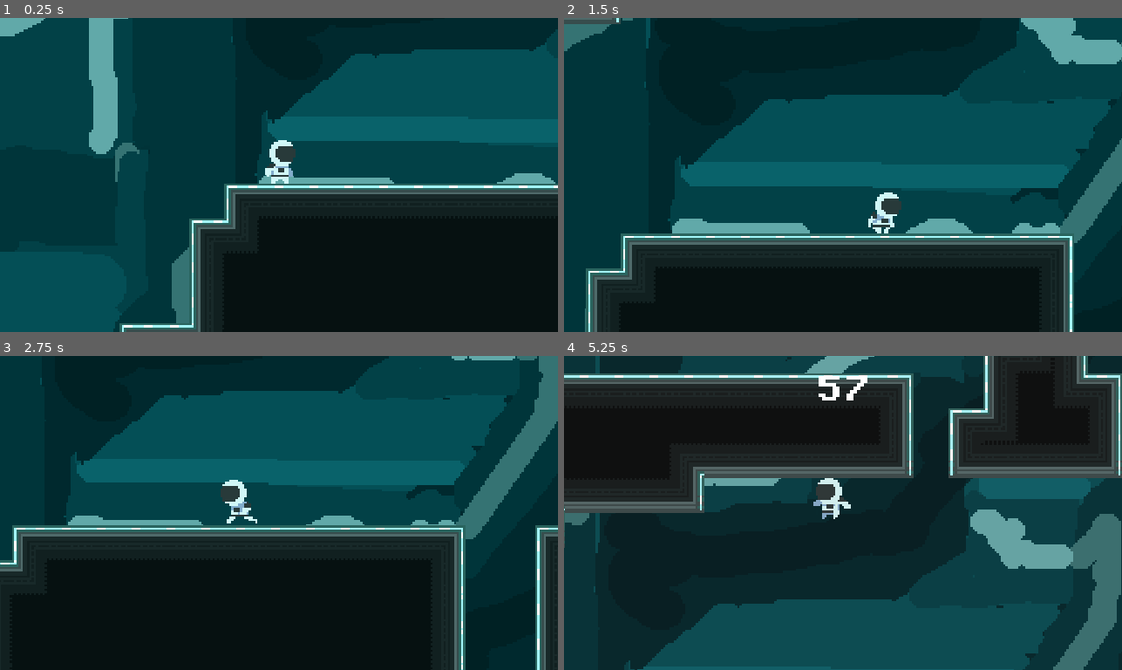
Above: before the commit, frames 1-4 (two rows, left to right).
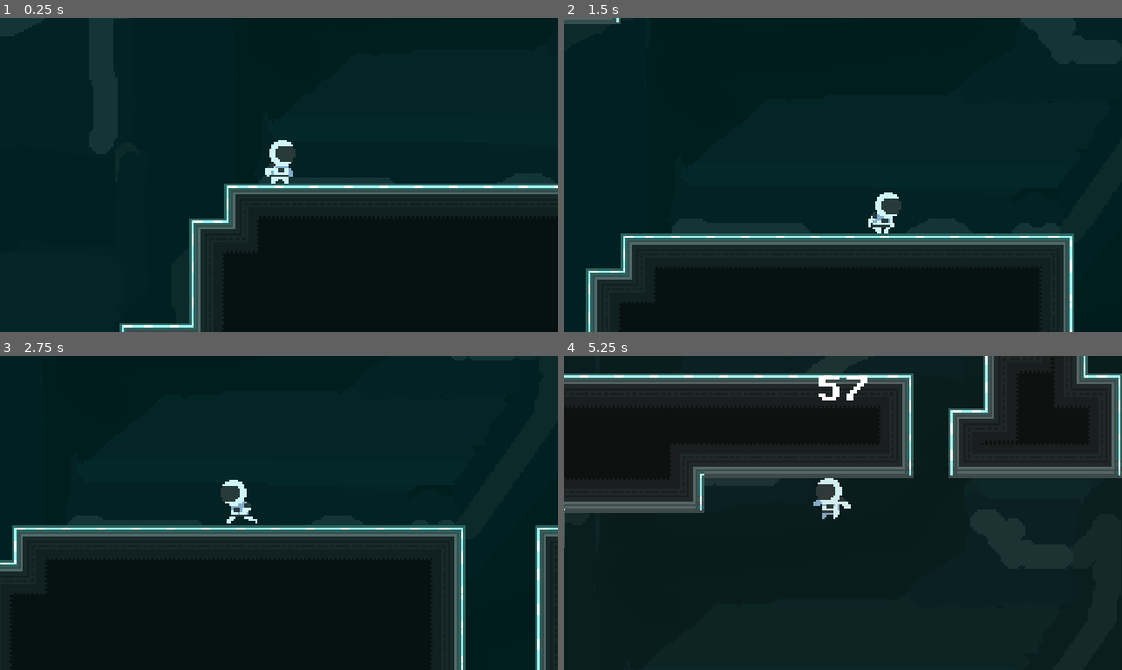
Above: after the commit, the same moments.

Repository: Serial-Cyn/patch-it-up
Game: Godot game, scene res://levels/level_1.tscn
Same seed, same stepped clock (60 frames per second), same inputs: the game is played once before the commit and once after it.
Inputs:
- Up to frame 1 (0.25 s): no input
- Up to frame 2 (1.5 s): hold D (move_right) from 0.53 s (still down); tap W (jump) at 0.77 s
- Up to frame 3 (2.75 s): tap W (jump) at 1.52 s; release D (move_right) at 2.03 s; hold A (move_left) from 2.03 s (still down)
- Up to frame 4 (5.25 s): release A (move_left) at 2.78 s; hold D (move_right) 2.78-4.28 s; tap W (jump) at 3.02, 3.77, 4.52 s; hold A (move_left) 4.28-5.03 s; hold D (move_right) from 5.03 s (still down)

The runs differ from the first frame. In frame 1, 59% of the frame differs, in the area x 0-100%, y 0-100%; in frame 2, 51%; in frame 3, 43%; in frame 4, 38%.

Commit message:
added spike sprite

Diff:
--- a/levels/level_1.tscn
+++ b/levels/level_1.tscn
@@ -214,6 +214,21 @@
 sources/1 = SubResource("TileSetAtlasSource_jirdo")
 sources/0 = SubResource("TileSetAtlasSource_bt44k")
 
+[sub_resource type="Animation" id="Animation_jkxa6"]
+length = 0.001
+tracks/0/type = "value"
+tracks/0/imported = false
+tracks/0/enabled = true
+tracks/0/path = NodePath(".:position")
+tracks/0/interp = 1
+tracks/0/loop_wrap = true
+tracks/0/keys = {
+"times": PackedFloat32Array(0),
+"transitions": PackedFloat32Array(1),
+"update": 0,
+"values": [Vector2(539, -824)]
+}
+
 [sub_resource type="Animation" id="Animation_7nvrk"]
 resource_name = "move"
 length = 8.5
@@ -228,21 +243,6 @@
 "transitions": PackedFloat32Array(1, 1),
 "update": 0,
 "values": [Vector2(539, -824), Vector2(1137, -824)]
-}
-
-[sub_resource type="Animation" id="Animation_jkxa6"]
-length = 0.001
-tracks/0/type = "value"
-tracks/0/imported = false
-tracks/0/enabled = true
-tracks/0/path = NodePath(".:position")
-tracks/0/interp = 1
-tracks/0/loop_wrap = true
-tracks/0/keys = {
-"times": PackedFloat32Array(0),
-"transitions": PackedFloat32Array(1),
-"update": 0,
-"values": [Vector2(539, -824)]
 }
 
 [sub_resource type="AnimationLibrary" id="AnimationLibrary_w75he"]
@@ -254,6 +254,21 @@
 [sub_resource type="RectangleShape2D" id="RectangleShape2D_udfhf"]
 size = Vector2(13.75, 48)
 
+[sub_resource type="Animation" id="Animation_betor"]
+length = 0.001
+tracks/0/type = "value"
+tracks/0/imported = false
+tracks/0/enabled = true
+tracks/0/path = NodePath(".:position")
+tracks/0/interp = 1
+tracks/0/loop_wrap = true
+tracks/0/keys = {
+"times": PackedFloat32Array(0),
+"transitions": PackedFloat32Array(1),
+"update": 0,
+"values": [Vector2(472, -555)]
+}
+
 [sub_resource type="Animation" id="Animation_nmsli"]
 resource_name = "move"
 length = 3.0
@@ -271,27 +286,27 @@
 "values": [Vector2(472, -555), Vector2(569, -555)]
 }
 
-[sub_resource type="Animation" id="Animation_betor"]
-length = 0.001
-tracks/0/type = "value"
-tracks/0/imported = false
-tracks/0/enabled = true
-tracks/0/path = NodePath(".:position")
-tracks/0/interp = 1
-tracks/0/loop_wrap = true
-tracks/0/keys = {
-"times": PackedFloat32Array(0),
-"transitions": PackedFloat32Array(1),
-"update": 0,
-"values": [Vector2(472, -555)]
-}
-
 [sub_resource type="AnimationLibrary" id="AnimationLibrary_vjtdm"]
 _data = {
 &"RESET": SubResource("Animation_betor"),
 &"move": SubResource("Animation_nmsli")
 }
 
+[sub_resource type="Animation" id="Animation_lrvbd"]
+length = 0.001
+tracks/0/type = "value"
+tracks/0/imported = false
+tracks/0/enabled = true
+tracks/0/path = NodePath(".:position")
+tracks/0/interp = 1
+tracks/0/loop_wrap = true
+tracks/0/keys = {
+"times": PackedFloat32Array(0),
+"transitions": PackedFloat32Array(1),
+"update": 0,
+"values": [Vector2(936, -597)]
+}
+
 [sub_resource type="Animation" id="Animation_bgw3c"]
 resource_name = "move"
 length = 5.0
@@ -309,27 +324,27 @@
 "values": [Vector2(936, -597), Vector2(936, -709)]
 }
 
-[sub_resource type="Animation" id="Animation_lrvbd"]
-length = 0.001
-tracks/0/type = "value"
-tracks/0/imported = false
-tracks/0/enabled = true
-tracks/0/path = NodePath(".:position")
-tracks/0/interp = 1
-tracks/0/loop_wrap = true
-tracks/0/keys = {
-"times": PackedFloat32Array(0),
-"transitions": PackedFloat32Array(1),
-"update": 0,
-"values": [Vector2(936, -597)]
-}
-
 [sub_resource type="AnimationLibrary" id="AnimationLibrary_oqlok"]
 _data = {
 &"RESET": SubResource("Animation_lrvbd"),
 &"move": SubResource("Animation_bgw3c")
 }
 
+[sub_resource type="Animation" id="Animation_oqlok"]
+length = 0.001
+tracks/0/type = "value"
+tracks/0/imported = false
+tracks/0/enabled = true
+tracks/0/path = NodePath(".:position")
+tracks/0/interp = 1
+tracks/0/loop_wrap = true
+tracks/0/keys = {
+"times": PackedFloat32Array(0),
+"transitions": PackedFloat32Array(1),
+"update": 0,
+"values": [Vector2(568, -709)]
+}
+
 [sub_resource type="Animation" id="Animation_vjtdm"]
 resource_name = "move"
 length = 3.0
@@ -345,21 +360,6 @@
 "transitions": PackedFloat32Array(1, 1),
 "update": 0,
 "values": [Vector2(568, -709), Vector2(568, -853)]
-}
-
-[sub_resource type="Animation" id="Animation_oqlok"]
-length = 0.001
-tracks/0/type = "value"
-tracks/0/imported = false
-tracks/0/enabled = true
-tracks/0/path = NodePath(".:position")
-tracks/0/interp = 1
-tracks/0/loop_wrap = true
-tracks/0/keys = {
-"times": PackedFloat32Array(0),
-"transitions": PackedFloat32Array(1),
-"update": 0,
-"values": [Vector2(568, -709)]
 }
 
 [sub_resource type="AnimationLibrary" id="AnimationLibrary_7nvrk"]
--- a/scenes/spike.tscn
+++ b/scenes/spike.tscn
@@ -1,7 +1,92 @@
-[gd_scene load_steps=5 format=3 uid="uid://cvgrlr78gigtp"]
+[gd_scene load_steps=17 format=3 uid="uid://cvgrlr78gigtp"]
 
 [ext_resource type="Script" uid="uid://b0hdhxqx48jkh" path="res://scripts/spike.gd" id="1_7a7y0"]
-[ext_resource type="Texture2D" uid="uid://cu3k2jjl7dd62" path="res://assets/sprites/coin.png" id="1_ljd5v"]
+[ext_resource type="Texture2D" uid="uid://bu0gqk6c8xd62" path="res://assets/sprites/patch-tileset_spike.png" id="2_7a7y0"]
+
+[sub_resource type="AtlasTexture" id="AtlasTexture_d2mqm"]
+atlas = ExtResource("2_7a7y0")
+region = Rect2(0, 0, 16, 16)
+
+[sub_resource type="AtlasTexture" id="AtlasTexture_cx2lw"]
+atlas = ExtResource("2_7a7y0")
+region = Rect2(16, 0, 16, 16)
+
+[sub_resource type="AtlasTexture" id="AtlasTexture_60m7a"]
+atlas = ExtResource("2_7a7y0")
+region = Rect2(32, 0, 16, 16)
+
+[sub_resource type="AtlasTexture" id="AtlasTexture_b8th5"]
+atlas = ExtResource("2_7a7y0")
+region = Rect2(48, 0, 16, 16)
+
+[sub_resource type="AtlasTexture" id="AtlasTexture_516m6"]
+atlas = ExtResource("2_7a7y0")
+region = Rect2(64, 0, 16, 16)
+
+[sub_resource type="AtlasTexture" id="AtlasTexture_mixud"]
+atlas = ExtResource("2_7a7y0")
+region = Rect2(80, 0, 16, 16)
+
+[sub_resource type="AtlasTexture" id="AtlasTexture_62055"]
+atlas = ExtResource("2_7a7y0")
+region = Rect2(0, 16, 16, 16)
+
+[sub_resource type="AtlasTexture" id="AtlasTexture_tv0et"]
+atlas = ExtResource("2_7a7y0")
+region = Rect2(16, 16, 16, 16)
+
+[sub_resource type="AtlasTexture" id="AtlasTexture_1y05e"]
+atlas = ExtResource("2_7a7y0")
+region = Rect2(32, 16, 16, 16)
+
+[sub_resource type="AtlasTexture" id="AtlasTexture_i7xty"]
+atlas = ExtResource("2_7a7y0")
+region = Rect2(48, 16, 16, 16)
+
+[sub_resource type="AtlasTexture" id="AtlasTexture_ncrgc"]
+atlas = ExtResource("2_7a7y0")
+region = Rect2(64, 16, 16, 16)
+
+[sub_resource type="SpriteFrames" id="SpriteFrames_8525u"]
+animations = [{
+"frames": [{
+"duration": 1.0,
+"texture": SubResource("AtlasTexture_d2mqm")
+}, {
+"duration": 1.0,
+"texture": SubResource("AtlasTexture_cx2lw")
+}, {
+"duration": 1.0,
+"texture": SubResource("AtlasTexture_60m7a")
+}, {
+"duration": 1.0,
+"texture": SubResource("AtlasTexture_b8th5")
+}, {
+"duration": 1.0,
+"texture": SubResource("AtlasTexture_516m6")
+}, {
+"duration": 1.0,
+"texture": SubResource("AtlasTexture_mixud")
+}, {
+"duration": 1.0,
+"texture": SubResource("AtlasTexture_62055")
+}, {
+"duration": 1.0,
+"texture": SubResource("AtlasTexture_tv0et")
+}, {
+"duration": 1.0,
+"texture": SubResource("AtlasTexture_1y05e")
+}, {
+"duration": 1.0,
+"texture": SubResource("AtlasTexture_i7xty")
+}, {
+"duration": 1.0,
+"texture": SubResource("AtlasTexture_ncrgc")
+}],
+"loop": true,
+"name": &"default",
+"speed": 5.0
+}]
 
 [sub_resource type="RectangleShape2D" id="RectangleShape2D_7a7y0"]
 size = Vector2(10, 10)
@@ -12,10 +97,8 @@
 [node name="Spike" type="AnimatableBody2D"]
 script = ExtResource("1_7a7y0")
 
-[node name="Sprite2D" type="Sprite2D" parent="."]
-texture = ExtResource("1_ljd5v")
-region_enabled = true
-region_rect = Rect2(0, 0, 16, 16)
+[node name="AnimatedSprite2D" type="AnimatedSprite2D" parent="."]
+sprite_frames = SubResource("SpriteFrames_8525u")
 
 [node name="HurtBox" type="Area2D" parent="."]
 
Binary file changed: assets/sprites/patch-background.png
Binary file added: assets/sprites/patch-tileset_spike.png
Not shown, added: assets/sprites/patch-tileset_spike.png.import
